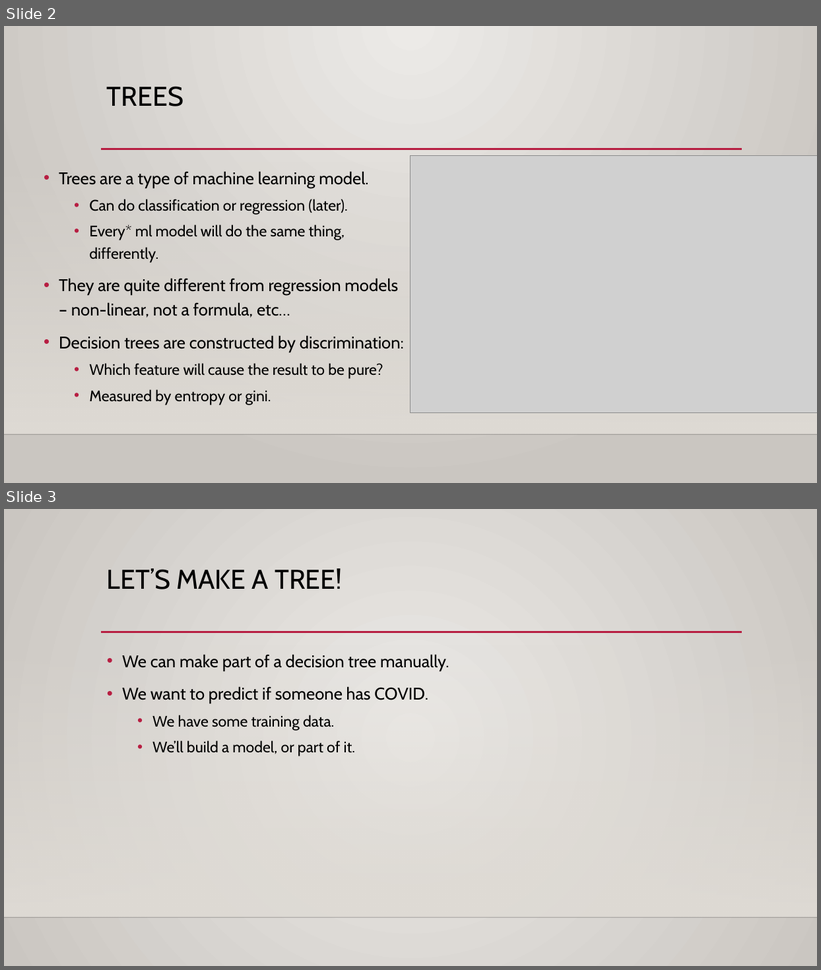
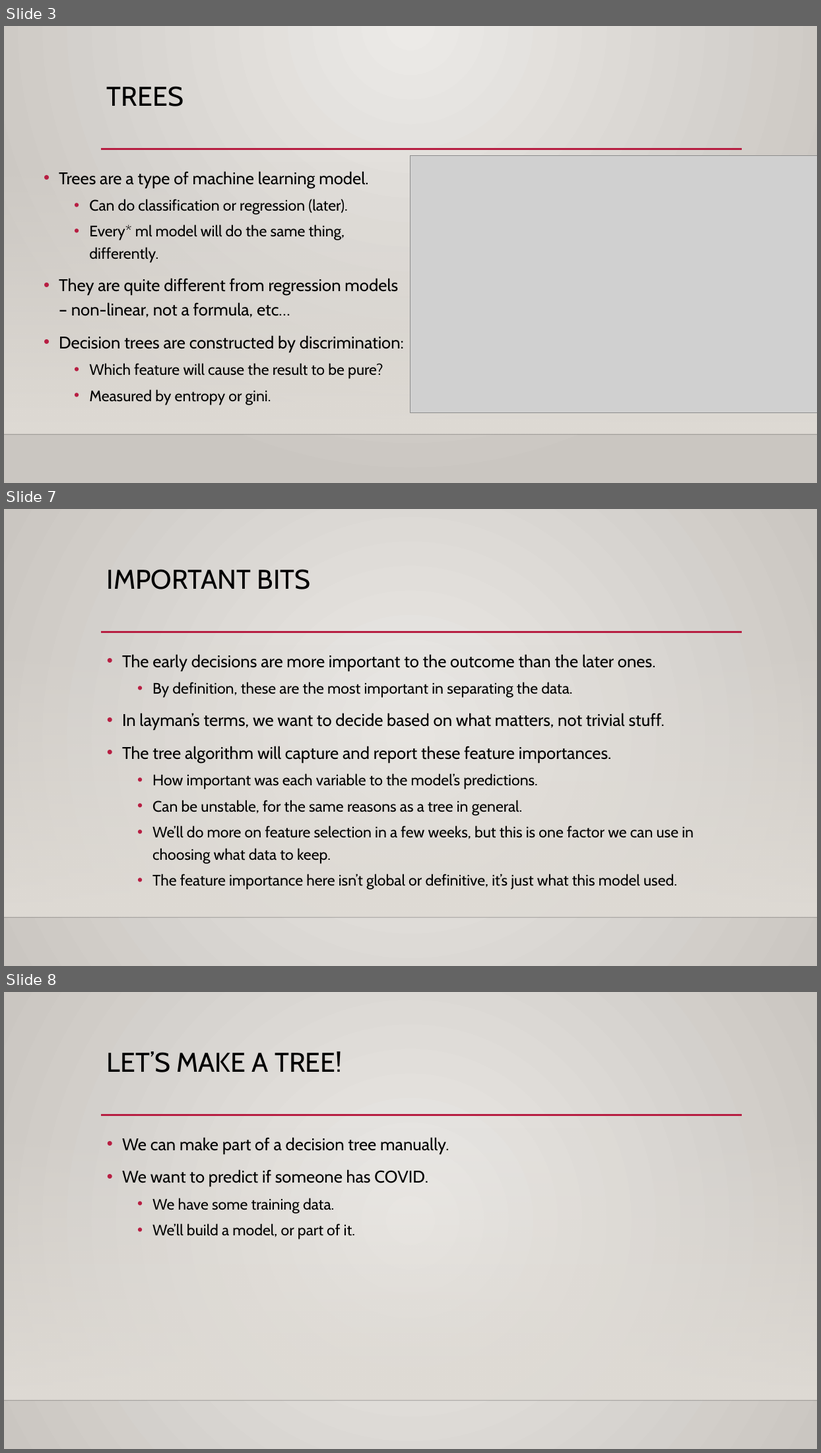
Before and after one commit to glennybarnes/Intro_to_Machine_Learning_Students, a slide deck: reference_content/Slides/002a_tree_review_step_by_step.pptx. Shown one above the other, each under a label of ours: slides 2 and 3 before the commit, slides 3, 7 and 8 after it; the slides between them are not shown. The pictures are 821x970 and 821x1453 pixels, drawn with LibreOffice and Linux fonts; fonts in the diff are those of the drawing; grey boxes stand for pictures; background and template pictures are left out. Boxes give left, top, right and bottom in pixels: in the first picture for what was removed or moved away, otherwise in the second. Text is boxed around its words. In the diff, an @@ line names an element or a change of style, - is before the commit and + after.

```diff
--- a/reference_content/Slides/002a_tree_review_step_by_step.pptx
+++ b/reference_content/Slides/002a_tree_review_step_by_step.pptx
@@ slide 7 added at box(4, 509, 817, 966), background gradient #ECEAE7 to #CAC7C1; not listed: 3 template elements that a slide beside it also shows @@
@@ title added at box(107, 569, 311, 590), 32 pt, text #000000 @@
+IMPORTANT BITS
@@ text added at box(122, 654, 694, 890), 18 pt, text #000000 @@
+• The early decisions are more important to the outcome than the later ones.
+  • By definition, these are the most important in separating the data.
+• In layman’s terms, we want to decide based on what matters, not trivial stuff.
+• The tree algorithm will capture and report these feature importances.
+  • How important was each variable to the model’s predictions.
+  • Can be unstable, for the same reasons as a tree in general.
+  • We’ll do more on feature selection in a few weeks, but this is one factor we can use in choosing what data to keep.
+  • The feature importance here isn’t global or definitive, it’s just what this model used.
@@ what was slide 2 is now slide 3 @@
@@ what was slide 3 is now slide 8 @@
```
Also in this commit, not shown: 1 slide changed, 4 other slides added.
